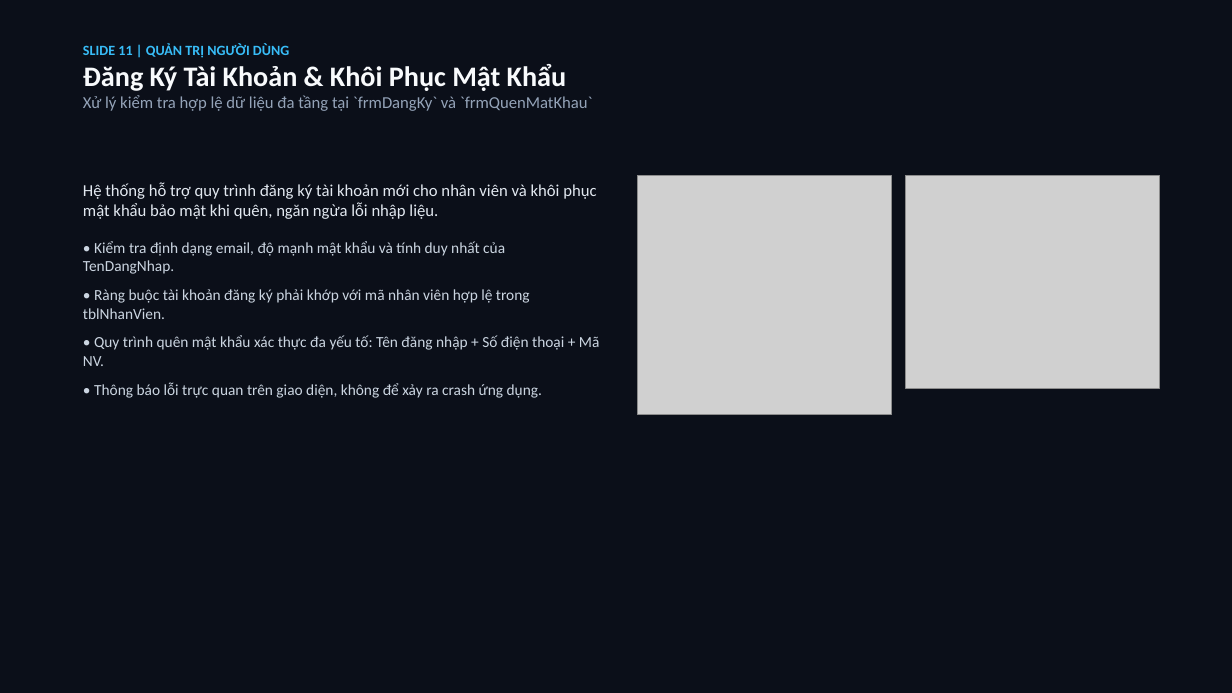
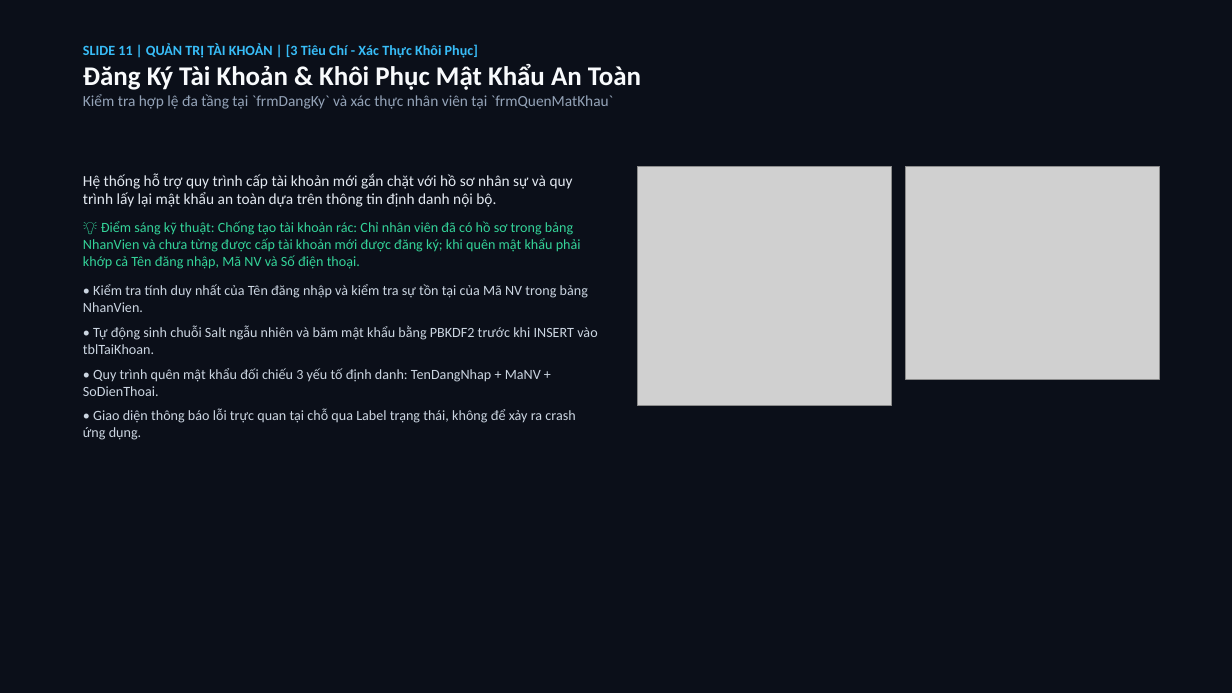
Before and after one commit to hoanganh15092006/BTLLAPTRINHTRUCQUAN, a slide deck: slide 11 of Presentation/QLBanMayViTinh_32_Slides.pptx. Drawn at 1232x693 pixels with LibreOffice and Linux fonts; fonts in the diff are those of the drawing; grey boxes stand for pictures. Boxes give left, top, right and bottom in pixels: in the first picture for what was removed or moved away, otherwise in the second. Text is boxed around its words. In the diff, an @@ line names an element or a change of style, - is before the commit and + after.

```diff
--- a/Presentation/QLBanMayViTinh_32_Slides.pptx
+++ b/Presentation/QLBanMayViTinh_32_Slides.pptx
@@ text at [83, 43, 641, 109]: text changed; size 13 to 12 pt; bold on @@
-SLIDE 11 | QUẢN TRỊ NGƯỜI DÙNG
-Đăng Ký Tài Khoản & Khôi Phục Mật Khẩu
-Xử lý kiểm tra hợp lệ dữ liệu đa tầng tại `frmDangKy` và `frmQuenMatKhau`
+SLIDE 11 | QUẢN TRỊ TÀI KHOẢN | [3 Tiêu Chí - Xác Thực Khôi Phục]
+Đăng Ký Tài Khoản & Khôi Phục Mật Khẩu An Toàn
+Kiểm tra hợp lệ đa tầng tại `frmDangKy` và xác thực nhân viên tại `frmQuenMatKhau`
@@ text at [83, 173, 597, 440]: text changed; size 12 to 11 pt @@
-Hệ thống hỗ trợ quy trình đăng ký tài khoản mới cho nhân viên và khôi phục mật khẩu bảo mật khi quên, ngăn ngừa lỗi nhập liệu.
-• Kiểm tra định dạng email, độ mạnh mật khẩu và tính duy nhất của TenDangNhap.
-• Ràng buộc tài khoản đăng ký phải khớp với mã nhân viên hợp lệ trong tblNhanVien.
-• Quy trình quên mật khẩu xác thực đa yếu tố: Tên đăng nhập + Số điện thoại + Mã NV.
-• Thông báo lỗi trực quan trên giao diện, không để xảy ra crash ứng dụng.
+Hệ thống hỗ trợ quy trình cấp tài khoản mới gắn chặt với hồ sơ nhân sự và quy trình lấy lại mật khẩu an toàn dựa trên thông tin định danh nội bộ.
+💡 Điểm sáng kỹ thuật: Chống tạo tài khoản rác: Chỉ nhân viên đã có hồ sơ trong bảng NhanVien và chưa từng được cấp tài khoản mới được đăng ký; khi quên mật khẩu phải khớp cả Tên đăng nhập, Mã NV và Số điện thoại.
+• Kiểm tra tính duy nhất của Tên đăng nhập và kiểm tra sự tồn tại của Mã NV trong bảng NhanVien.
+• Tự động sinh chuỗi Salt ngẫu nhiên và băm mật khẩu bằng PBKDF2 trước khi INSERT vào tblTaiKhoan.
+• Quy trình quên mật khẩu đối chiếu 3 yếu tố định danh: TenDangNhap + MaNV + SoDienThoai.
+• Giao diện thông báo lỗi trực quan tại chỗ qua Label trạng thái, không để xảy ra crash ứng dụng.
@@ picture: place and size @@
-picture at [638, 176, 892, 415]
+picture at [638, 166, 892, 406]
@@ picture: place and size @@
-picture at [906, 176, 1160, 388]
+picture at [906, 166, 1160, 379]
```
Also in this commit, not shown: 28 other slides changed, 3 slides added, 3 slides removed, 26 other files.
